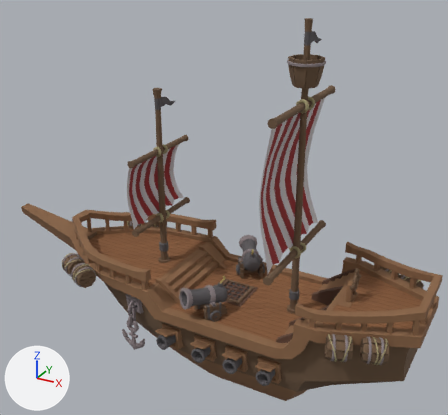
A saved change to the glTF model apps/web/public/themes/plunder/3d/ship.glb.
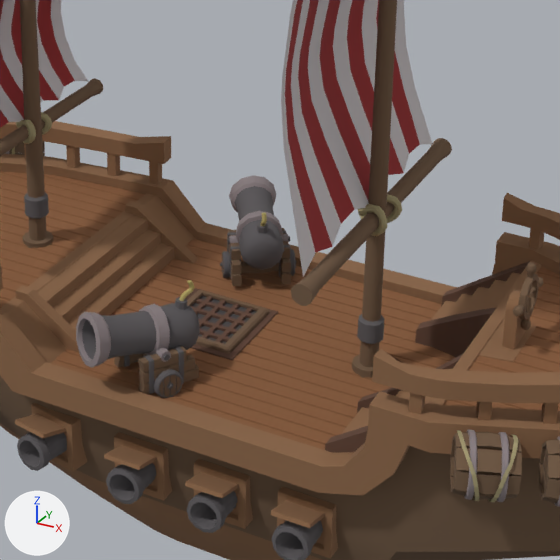
Each version appears first whole from a 50 mm camera at (7.93, -15.65, 11.85) aimed at (-0.88, 0.36, 3.84), and next in a close-up on the part from 33% to 82% of the width and 40% to 93% of the height. Every picture has the same lights, and +X, +Y and +Z are marked at lower left. The first two pictures are the older version. Vertices at exactly the same position are counted once.

Objects in the first close-up: 'Ship_Large'.
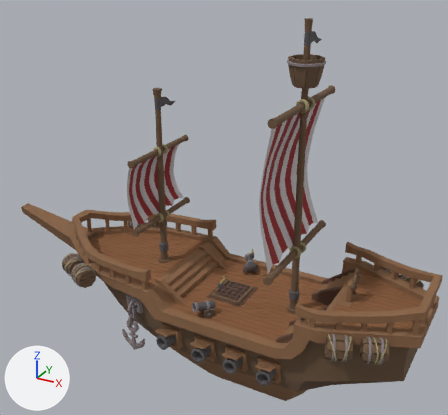
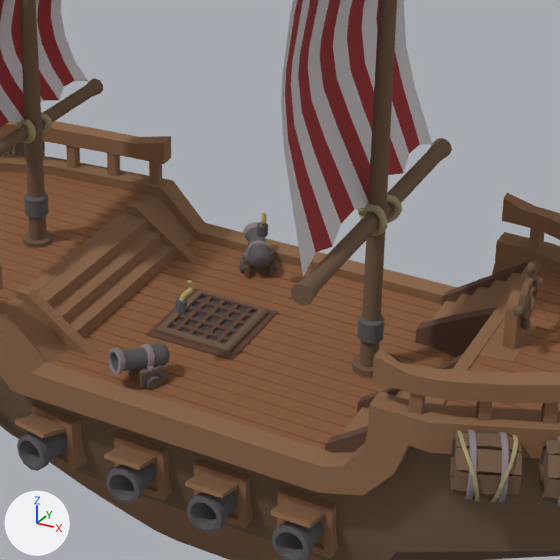
Boxes [x1, y1, x2, y2] around the edits, measured in the close-ups (560 x 560 px; the box of a moved part takes in the faces that stretch with it):
part 1 of me_cube_028, moved or reshaped: before [138, 346, 186, 373]; after [139, 365, 163, 378]
part 2 of me_cube_028, moved or reshaped: before [139, 354, 195, 384]; after [139, 369, 167, 383]
part 3 of me_cube_028, moved or reshaped: before [138, 364, 199, 394]; after [139, 373, 169, 389]
part 4 of me_cube_028, moved or reshaped: before [154, 369, 183, 398]; after [147, 376, 161, 391]
part 5 of me_cube_028, moved or reshaped (not visible afterwards): before [167, 382, 174, 389]
part 6 of me_cube_028, moved or reshaped: before [164, 376, 169, 397]; after [152, 380, 155, 390]
part 7 of me_cube_028, moved or reshaped (not visible afterwards): before [159, 381, 163, 395]
part 8 of me_cube_028, moved or reshaped: before [170, 375, 176, 396]; after [155, 379, 158, 389]
part 9 of me_cube_028, moved or reshaped: before [176, 376, 181, 391]; after [158, 380, 160, 387]
part 10 of me_cube_028, moved or reshaped: before [144, 355, 154, 394]; after [143, 369, 147, 388]
part 11 of me_cube_028, moved or reshaped: before [174, 346, 184, 384]; after [157, 365, 162, 383]
part 12 of me_cube_028, moved or reshaped: before [155, 348, 171, 362]; after [148, 365, 155, 372]
part 13 of me_cube_028, moved or reshaped: before [114, 354, 142, 368]; after [127, 368, 141, 375]
part 14 of me_cube_028, moved or reshaped: before [124, 355, 130, 367]; after [132, 369, 135, 375]
part 15 of me_cube_028, moved or reshaped: before [76, 175, 297, 368]; after [108, 222, 277, 375]

The change, as a diff of the scene's bpy script:
```diff
--- a/apps/web/public/themes/plunder/3d/ship.glb.py
+++ b/apps/web/public/themes/plunder/3d/ship.glb.py
@@ me_cube_028 @@
 me_cube_028.from_pydata(...)  # 11749 vertices, 20636 faces; spans x -9.5..5.9, y -2.7..2.7, z -1.6..9.9
 # used by ob_ship_large; location = (0.0, 0.0, 0.0)
+# me_cube_028 part 1: the loose piece of 24 vertices spanning x -0.4..0.0, y -1.9..-1.4, z 1.4..1.5 is scaled about its middle by 0.5, then moved by (-0.2, 0.0, -0.2)
+# me_cube_028 part 2: the loose piece of 60 vertices spanning x -0.4..0.1, y -1.9..-1.3, z 1.2..1.4 is scaled about its middle by 0.5, then moved by (-0.2, 0.0, -0.2)
+# me_cube_028 part 3: the loose piece of 72 vertices spanning x -0.4..0.1, y -1.9..-1.2, z 1.1..1.3 is scaled about its middle by 0.5, then moved by (-0.2, 0.0, -0.1)
+# me_cube_028 part 4: the loose piece of 120 vertices spanning x -0.2..0.1, y -1.9..-1.5, z 1.0..1.4 is scaled about its middle by 0.5, then moved by (-0.2, 0.0, -0.1)
+# me_cube_028 part 5: the loose piece of 48 vertices spanning x -0.1..0.0, y -1.7..-1.6, z 1.1..1.2 is moved by (-0.2, 0.1, -0.1)
+# me_cube_028 part 6: the loose piece of 8 vertices spanning x -0.1..0.0, y -1.8..-1.7, z 1.0..1.3 is moved by (-0.2, 0.1, -0.1)
+# me_cube_028 part 7: the loose piece of 8 vertices spanning x -0.1, y -1.8, z 1.0..1.3 is moved by (-0.2, 0.1, -0.1)
+# me_cube_028 part 8: the loose piece of 8 vertices spanning x 0.0, y -1.7..-1.6, z 1.0..1.3 is moved by (-0.3, 0.0, -0.1)
+# me_cube_028 part 9: the loose piece of 8 vertices spanning x 0.0..0.1, y -1.6, z 1.0..1.3 is moved by (-0.3, 0.0, -0.1)
+# me_cube_028 part 10: the loose piece of 48 vertices spanning x -0.3..-0.2, y -1.9..-1.7, z 1.1..1.5 is scaled about its middle by 0.5, then moved by (-0.1, 0.1, -0.2)
+# me_cube_028 part 11: the loose piece of 48 vertices spanning x -0.1..0.0, y -1.5..-1.4, z 1.1..1.5 is scaled about its middle by 0.5, then moved by (-0.2, -0.1, -0.2)
+# me_cube_028 part 12: the loose piece of 48 vertices spanning x -0.3..-0.1, y -1.7..-1.5, z 1.5..1.6 is moved by (-0.2, 0.0, -0.3)
+# me_cube_028 part 13: the loose piece of 72 vertices spanning x -0.9..-0.4, y -1.6..-0.9, z 1.1..1.3 is scaled about its middle by 0.5, then moved by (0.1, -0.2, -0.1)
+# me_cube_028 part 14: the loose piece of 48 vertices spanning x -0.9..-0.7, y -1.5..-1.4, z 1.1..1.5 is scaled about its middle by 0.5, then moved by (0.2, -0.1, -0.2)
+# me_cube_028 part 15: 1554 of 11749 vertices moved; they spanned x -1.2..0.1, y -2.3..2.3, z 1.0..2.1 and now span x -0.8..-0.2, y -2.0..2.0, z 1.0..1.6; mean shift (0.0, 0.1, -0.2); largest move (-0.9, -2.1, 2.1) -> (-0.7, -1.9, 1.6)
 me_cube_028.materials.append(mat_atlas)
```
